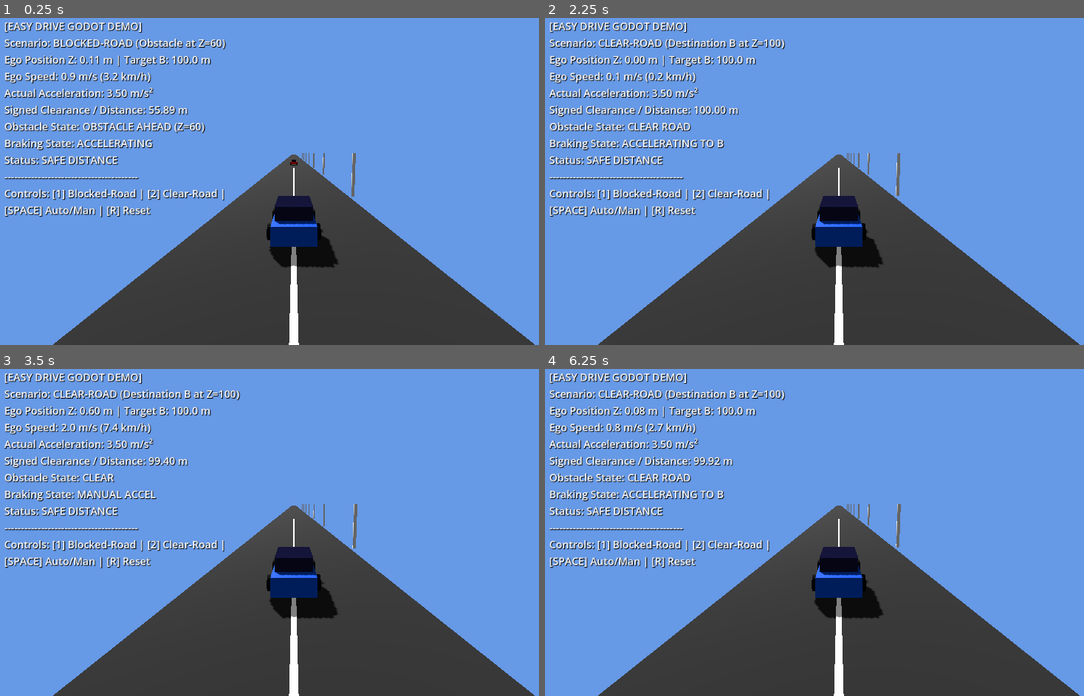
Above: before the commit, frames 1-4 (two rows, left to right).
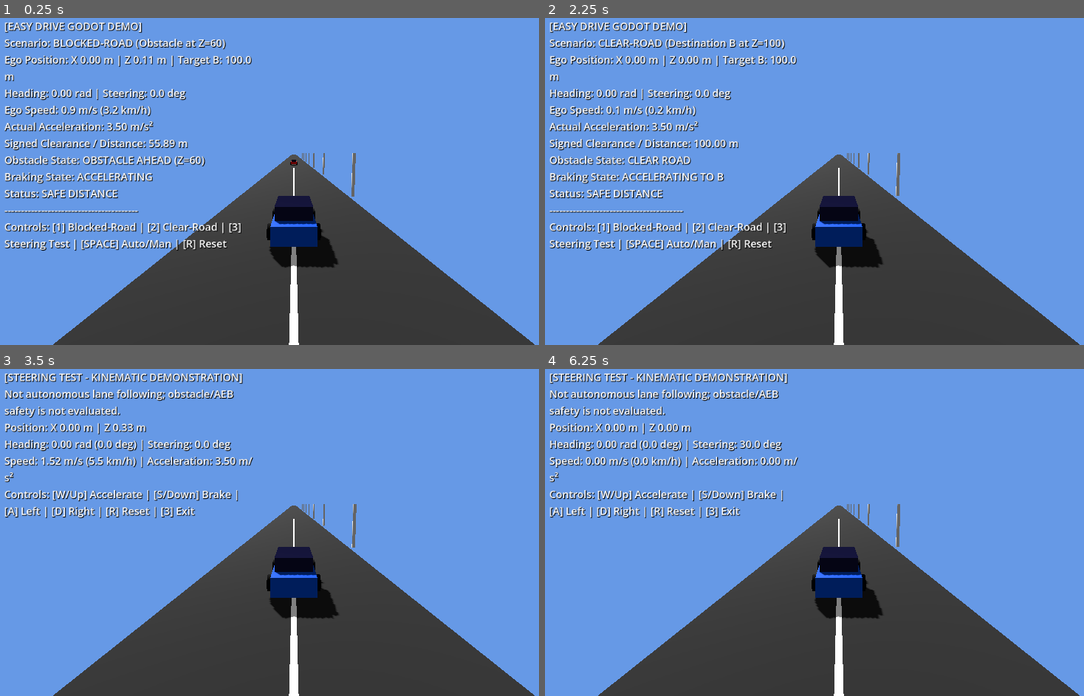
Above: after the commit, the same moments.

Repository: Olohuntele/easy-drive-godot-demo
Game: Godot game, scene res://scenes/main.tscn
The game is run twice, just before and just after one commit, with the same random seed, the same clock (stepped at 60 frames per second) and the same inputs.
Inputs:
- Up to frame 1 (0.25 s): no input
- Up to frame 2 (2.25 s): tap Enter (ui_accept) at 0.5, 0.77, 1.52, 2 s; hold D 0.53-1.28 s; hold 3 0.53-1.28 s; tap 1 at 0.8, 1.35 s; hold Down (ui_down) 1.28-2.03 s; tap 2 at 1.55 s; hold D from 2.03 s (still down); hold 2 from 2.03 s (still down)
- Up to frame 3 (3.5 s): tap R at 2.3, 2.85 s; tap Enter (ui_accept) at 2.75, 3.02 s; release D at 2.78 s; release 2 at 2.78 s; hold Up (ui_up) from 2.78 s (still down); tap 3 at 3.05 s
- Up to frame 4 (6.25 s): release Up (ui_up) at 3.53 s; hold 3 3.53-4.28 s; hold A 3.53-5.03 s; tap Enter (ui_accept) at 3.77, 4.25, 4.52, 5, 5.75, 6.02 s; tap 1 at 3.8, 4.35 s; tap 2 at 4.55 s; hold Down (ui_down) 5.03-5.78 s; hold 2 5.03-5.78 s; tap R at 5.3, 5.85 s; hold D from 5.78 s (still down); tap 3 at 6.05 s

The runs differ from the first frame. In frame 1, 7.9% of the frame differs, in the area x 0-47%, y 11-72%; in frame 2, 7.6%; in frame 3, 8.2%; in frame 4, 8.3%, in the area x 0-67%, y 1-77%.

Commit message:
Add kinematic steering and 2D vehicle dynamics
Co-authored-by: Copilot <223556219+Copilot@users.noreply.github.com>

Diff:
--- a/scripts/simulation.gd
+++ b/scripts/simulation.gd
@@ -13,6 +13,8 @@
 var target_b: float = 100.0
 var scenario_blocked_road: bool = true
 var auto_drive: bool = true
+var steering_test_mode: bool = false
+var key3_pressed_last_frame: bool = false
 var ego_length: float = 4.0
 var lead_length: float = 4.0
 
@@ -29,25 +31,31 @@
 
 func reset_simulation() -> void:
     vehicle_dynamics.reset()
+    if lead_car:
+        lead_car.visible = scenario_blocked_road && not steering_test_mode
     if scenario_blocked_road:
         lead_pos = 60.0
         lead_speed = 0.0
-        if lead_car:
-            lead_car.visible = true
     else:
         lead_pos = 999.0
         lead_speed = 0.0
-        if lead_car:
-            lead_car.visible = false
 
 func _physics_process(delta: float) -> void:
-    # --- 1. Keyboard Controls & Scenario Switching ---
+    # --- 1. Keyboard Controls & Mode Selection ---
     if Input.is_key_pressed(KEY_1):
+        steering_test_mode = false
         scenario_blocked_road = true
         reset_simulation()
     elif Input.is_key_pressed(KEY_2):
+        steering_test_mode = false
         scenario_blocked_road = false
         reset_simulation()
+
+    var key3_current: bool = Input.is_key_pressed(KEY_3)
+    if key3_current && not key3_pressed_last_frame:
+        steering_test_mode = not steering_test_mode
+        reset_simulation()
+    key3_pressed_last_frame = key3_current
 
     if Input.is_action_just_pressed("ui_accept") or Input.is_key_pressed(KEY_SPACE):
         auto_drive = !auto_drive
@@ -55,122 +63,153 @@
     if Input.is_key_pressed(KEY_R):
         reset_simulation()
 
-    var ego_pos: float = vehicle_dynamics.position_m
+    var ego_pos: float = vehicle_dynamics.position_z_m
     var ego_speed: float = vehicle_dynamics.speed_mps
-
-    var manual_input: float = 0.0
-    if Input.is_action_pressed("ui_up") or Input.is_key_pressed(KEY_W):
-        manual_input = 1.0
-    elif Input.is_action_pressed("ui_down") or Input.is_key_pressed(KEY_S):
-        manual_input = -1.0
-
-    # --- 2. Autonomous Control Calculation ---
     var requested_acceleration: float = 0.0
+    var requested_steering: float = 0.0
     var braking_state: String = "COASTING"
     var obstacle_state_str: String = "CLEAR"
 
-    if auto_drive && manual_input == 0.0:
-        if scenario_blocked_road:
-            # Blocked Road Scenario: Obstacle at Z=60
-            var lead_rear: float = lead_pos - lead_length / 2.0
-            var ego_front: float = ego_pos + ego_length / 2.0
-            var bumper_sep: float = lead_rear - ego_front
-
-            var braking_dist: float = (ego_speed * ego_speed) / (2.0 * ego_max_brake) + 2.5 + ego_speed * delta
-
-            if bumper_sep <= braking_dist || ego_pos >= lead_pos - 12.0:
-                requested_acceleration = -ego_max_brake
-                braking_state = "AEB / PLANNED BRAKING"
-                obstacle_state_str = "OBSTACLE DETECTED (APPROACHING)"
-            elif ego_speed < ego_max_speed:
-                requested_acceleration = ego_max_accel
-                braking_state = "ACCELERATING"
-                obstacle_state_str = "OBSTACLE AHEAD (Z=60)"
-            else:
-                requested_acceleration = 0.0
-                braking_state = "CRUISING"
-                obstacle_state_str = "OBSTACLE AHEAD (Z=60)"
+    if steering_test_mode:
+        # Manual kinematic demonstration only; no obstacle or AEB evaluation.
+        if Input.is_action_pressed("ui_up") or Input.is_key_pressed(KEY_W):
+            requested_acceleration = ego_max_accel
+            braking_state = "MANUAL ACCEL"
+        elif Input.is_action_pressed("ui_down") or Input.is_key_pressed(KEY_S):
+            requested_acceleration = -ego_max_brake
+            braking_state = "MANUAL BRAKE"
+
+        if Input.is_key_pressed(KEY_A):
+            requested_steering = -vehicle_dynamics.steering_limit_rad
+        elif Input.is_key_pressed(KEY_D):
+            requested_steering = vehicle_dynamics.steering_limit_rad
+        obstacle_state_str = "NOT EVALUATED"
+    else:
+        var manual_input: float = 0.0
+        if Input.is_action_pressed("ui_up") or Input.is_key_pressed(KEY_W):
+            manual_input = 1.0
+        elif Input.is_action_pressed("ui_down") or Input.is_key_pressed(KEY_S):
+            manual_input = -1.0
+
+        # --- 2. Existing Straight-Line Autonomous Control ---
+        if auto_drive && manual_input == 0.0:
+            if scenario_blocked_road:
+                # Blocked Road Scenario: Obstacle at Z=60
+                var lead_rear: float = lead_pos - lead_length / 2.0
+                var ego_front: float = ego_pos + ego_length / 2.0
+                var bumper_sep: float = lead_rear - ego_front
+
+                var braking_dist: float = (ego_speed * ego_speed) / (2.0 * ego_max_brake) + 2.5 + ego_speed * delta
+
+                if bumper_sep <= braking_dist || ego_pos >= lead_pos - 12.0:
+                    requested_acceleration = -ego_max_brake
+                    braking_state = "AEB / PLANNED BRAKING"
+                    obstacle_state_str = "OBSTACLE DETECTED (APPROACHING)"
+                elif ego_speed < ego_max_speed:
+                    requested_acceleration = ego_max_accel
+                    braking_state = "ACCELERATING"
+                    obstacle_state_str = "OBSTACLE AHEAD (Z=60)"
+                else:
+                    obstacle_state_str = "OBSTACLE AHEAD (Z=60)"
+            else:
+                # Clear Road Scenario: Stop at Point B (Z=100)
+                var dist_to_b: float = target_b - ego_pos
+                var braking_dist: float = (ego_speed * ego_speed) / (2.0 * ego_max_brake) + ego_speed * delta
+
+                if dist_to_b <= braking_dist + 1.0 || ego_pos >= target_b:
+                    requested_acceleration = -ego_max_brake
+                    braking_state = "STOPPING AT DESTINATION B"
+                    obstacle_state_str = "CLEAR ROAD"
+                elif ego_speed < ego_max_speed:
+                    requested_acceleration = ego_max_accel
+                    braking_state = "ACCELERATING TO B"
+                    obstacle_state_str = "CLEAR ROAD"
+                else:
+                    obstacle_state_str = "CLEAR ROAD"
         else:
-            # Clear Road Scenario: Stop at Point B (Z=100)
-            var dist_to_b: float = target_b - ego_pos
-            var braking_dist: float = (ego_speed * ego_speed) / (2.0 * ego_max_brake) + ego_speed * delta
-
-            if dist_to_b <= braking_dist + 1.0 || ego_pos >= target_b:
-                requested_acceleration = -ego_max_brake
-                braking_state = "STOPPING AT DESTINATION B"
-                obstacle_state_str = "CLEAR ROAD"
-            elif ego_speed < ego_max_speed:
-                requested_acceleration = ego_max_accel
-                braking_state = "ACCELERATING TO B"
-                obstacle_state_str = "CLEAR ROAD"
-            else:
-                requested_acceleration = 0.0
-                braking_state = "CRUISING TO B"
-                obstacle_state_str = "CLEAR ROAD"
-    else:
-        # Manual Input Override
-        if manual_input > 0.0:
-            requested_acceleration = manual_input * ego_max_accel
-            braking_state = "MANUAL ACCEL"
-        elif manual_input < 0.0:
-            requested_acceleration = manual_input * ego_max_brake
-            braking_state = "MANUAL BRAKE"
-        else:
-            requested_acceleration = -0.5
-            braking_state = "COASTING"
-
-    vehicle_dynamics.step(requested_acceleration, delta)
-    if scenario_blocked_road:
+            # Manual Input Override
+            if manual_input > 0.0:
+                requested_acceleration = manual_input * ego_max_accel
+                braking_state = "MANUAL ACCEL"
+            elif manual_input < 0.0:
+                requested_acceleration = manual_input * ego_max_brake
+                braking_state = "MANUAL BRAKE"
+            else:
+                requested_acceleration = -0.5
+
+    vehicle_dynamics.step(requested_acceleration, delta, requested_steering)
+    if scenario_blocked_road && not steering_test_mode:
         lead_pos += lead_speed * delta
 
-    var state_position: float = vehicle_dynamics.position_m
+    var state_x: float = vehicle_dynamics.position_x_m
+    var state_z: float = vehicle_dynamics.position_z_m
+    var state_heading: float = vehicle_dynamics.heading_rad
     var state_speed: float = vehicle_dynamics.speed_mps
     var state_acceleration: float = vehicle_dynamics.actual_acceleration_mps2
-
-    # --- 3. Update 3D Transforms ---
+    var state_steering: float = vehicle_dynamics.steering_rad
+    var ego_position: Vector3 = Vector3(state_x, 0.4, state_z)
+    var forward: Vector3 = Vector3(sin(state_heading), 0.0, cos(state_heading))
+
+    # --- 3. Render From Authoritative Vehicle State ---
     if ego_car:
-        ego_car.position = Vector3(0.0, 0.4, state_position)
-    if lead_car and scenario_blocked_road:
+        ego_car.position = ego_position
+        ego_car.rotation.y = state_heading
+    if lead_car && scenario_blocked_road && not steering_test_mode:
         lead_car.position = Vector3(0.0, 0.4, lead_pos)
 
-    # Follow camera
     if follow_camera:
-        follow_camera.position = Vector3(0.0, 4.0, state_position - 10.0)
-        follow_camera.look_at(Vector3(0.0, 1.0, state_position + 15.0), Vector3.UP)
-
-    # --- 4. Bumper-to-Bumper Clearance Calculation ---
+        follow_camera.position = ego_position + Vector3.UP * 3.6 - forward * 10.0
+        follow_camera.look_at(ego_position + Vector3.UP * 0.6 + forward * 15.0, Vector3.UP)
+
+    # --- 4. Straight-Scenario Clearance and Status ---
     var raw_bumper_sep: float = 0.0
-    if scenario_blocked_road:
-        var lead_rear: float = lead_pos - lead_length / 2.0
-        var ego_front: float = state_position + ego_length / 2.0
-        raw_bumper_sep = lead_rear - ego_front
+    var contact_status: String
+    if steering_test_mode:
+        contact_status = "NOT EVALUATED"
     else:
-        raw_bumper_sep = target_b - state_position
-
-    var contact_status = "SAFE DISTANCE"
-    if scenario_blocked_road:
-        if raw_bumper_sep <= 0.0:
-            contact_status = "!! CONTACT / COLLISION DETECTED !!"
-        elif raw_bumper_sep < 2.0:
-            contact_status = "! WARNING: CLEARANCE < 2.0m !"
-        elif state_speed == 0.0 && state_position > 10.0:
-            contact_status = "SUCCESS: STOPPED SAFELY (CL >= 2.0m)"
-    else:
-        if state_speed == 0.0 && state_position >= 98.0:
-            contact_status = "SUCCESS: STOPPED AT POINT B (Z=100)"
-
-    # --- 5. HUD Update ---
-    var scenario_name = "BLOCKED-ROAD (Obstacle at Z=60)" if scenario_blocked_road else "CLEAR-ROAD (Destination B at Z=100)"
-
+        if scenario_blocked_road:
+            var lead_rear: float = lead_pos - lead_length / 2.0
+            var ego_front: float = state_z + ego_length / 2.0
+            raw_bumper_sep = lead_rear - ego_front
+            if raw_bumper_sep <= 0.0:
+                contact_status = "!! CONTACT / COLLISION DETECTED !!"
+            elif raw_bumper_sep < 2.0:
+                contact_status = "! WARNING: CLEARANCE < 2.0m !"
+            elif state_speed == 0.0 && state_z > 10.0:
+                contact_status = "SUCCESS: STOPPED SAFELY (CL >= 2.0m)"
+            else:
+                contact_status = "SAFE DISTANCE"
+        else:
+            raw_bumper_sep = target_b - state_z
+            if state_speed == 0.0 && state_z >= 98.0:
+                contact_status = "SUCCESS: STOPPED AT POINT B (Z=100)"
+            else:
+                contact_status = "SAFE DISTANCE"
+
+    # --- 5. HUD ---
     if hud_label:
-        hud_label.text = "[EASY DRIVE GODOT DEMO]\n" + \
-            "Scenario: %s\n" % [scenario_name] + \
-            "Ego Position Z: %.2f m | Target B: %.1f m\n" % [state_position, target_b] + \
-            "Ego Speed: %.1f m/s (%.1f km/h)\n" % [state_speed, state_speed * 3.6] + \
-            "Actual Acceleration: %.2f m/s²\n" % [state_acceleration] + \
-            "Signed Clearance / Distance: %.2f m\n" % [raw_bumper_sep] + \
-            "Obstacle State: %s\n" % [obstacle_state_str] + \
-            "Braking State: %s\n" % [braking_state] + \
-            "Status: %s\n" % [contact_status] + \
-            "----------------------------------------\n" + \
-            "Controls: [1] Blocked-Road | [2] Clear-Road | [SPACE] Auto/Man | [R] Reset"
+        if steering_test_mode:
+            hud_label.text = "[STEERING TEST - KINEMATIC DEMONSTRATION]\n" + \
+                "Not autonomous lane following; obstacle/AEB safety is not evaluated.\n" + \
+                "Position: X %.2f m | Z %.2f m\n" % [state_x, state_z] + \
+                "Heading: %.2f rad (%.1f deg) | Steering: %.1f deg\n" % [
+                    state_heading, rad_to_deg(state_heading), rad_to_deg(state_steering)
+                ] + \
+                "Speed: %.2f m/s (%.1f km/h) | Acceleration: %.2f m/s²\n" % [
+                    state_speed, state_speed * 3.6, state_acceleration
+                ] + \
+                "Controls: [W/Up] Accelerate | [S/Down] Brake | [A] Left | [D] Right | [R] Reset | [3] Exit"
+        else:
+            var scenario_name: String = "BLOCKED-ROAD (Obstacle at Z=60)" if scenario_blocked_road else "CLEAR-ROAD (Destination B at Z=100)"
+            hud_label.text = "[EASY DRIVE GODOT DEMO]\n" + \
+                "Scenario: %s\n" % [scenario_name] + \
+                "Ego Position: X %.2f m | Z %.2f m | Target B: %.1f m\n" % [state_x, state_z, target_b] + \
+                "Heading: %.2f rad | Steering: %.1f deg\n" % [state_heading, rad_to_deg(state_steering)] + \
+                "Ego Speed: %.1f m/s (%.1f km/h)\n" % [state_speed, state_speed * 3.6] + \
+                "Actual Acceleration: %.2f m/s²\n" % [state_acceleration] + \
+                "Signed Clearance / Distance: %.2f m\n" % [raw_bumper_sep] + \
+                "Obstacle State: %s\n" % [obstacle_state_str] + \
+                "Braking State: %s\n" % [braking_state] + \
+                "Status: %s\n" % [contact_status] + \
+                "----------------------------------------\n" + \
+                "Controls: [1] Blocked-Road | [2] Clear-Road | [3] Steering Test | [SPACE] Auto/Man | [R] Reset"
--- a/scripts/vehicle_dynamics.gd
+++ b/scripts/vehicle_dynamics.gd
@@ -3,10 +3,24 @@
 var max_acceleration: float = 3.5
 var max_braking: float = 6.0
 var max_speed: float = 10.0
+var wheelbase_m: float = 2.5
+var steering_limit_rad: float = deg_to_rad(30.0)
+
+var position_x_m: float:
+    get:
+        return _position_x_m
+
+var position_z_m: float:
+    get:
+        return _position_z_m
 
 var position_m: float:
     get:
-        return _position_m
+        return _position_z_m
+
+var heading_rad: float:
+    get:
+        return _heading_rad
 
 var speed_mps: float:
     get:
@@ -16,23 +30,47 @@
     get:
         return _actual_acceleration_mps2
 
-var _position_m: float = 0.0
+var steering_rad: float:
+    get:
+        return _steering_rad
+
+var _position_x_m: float = 0.0
+var _position_z_m: float = 0.0
+var _heading_rad: float = 0.0
 var _speed_mps: float = 0.0
 var _actual_acceleration_mps2: float = 0.0
+var _steering_rad: float = 0.0
 
-func reset(initial_position: float = 0.0, initial_speed: float = 0.0) -> void:
-    _position_m = initial_position
-    _speed_mps = clampf(initial_speed, 0.0, max_speed)
+func reset(
+    initial_position_z_m: float = 0.0,
+    initial_speed_mps: float = 0.0,
+    initial_position_x_m: float = 0.0,
+    initial_heading_rad: float = 0.0,
+    initial_steering_rad: float = 0.0
+) -> void:
+    _position_x_m = initial_position_x_m
+    _position_z_m = initial_position_z_m
+    _heading_rad = initial_heading_rad
+    _speed_mps = clampf(initial_speed_mps, 0.0, max_speed)
     _actual_acceleration_mps2 = 0.0
+    _steering_rad = clampf(initial_steering_rad, -steering_limit_rad, steering_limit_rad)
 
-func step(requested_acceleration_mps2: float, delta: float) -> void:
+func step(
+    requested_acceleration_mps2: float,
+    delta: float,
+    requested_steering_rad: float = 0.0
+) -> void:
     if delta <= 0.0:
         push_error("VehicleDynamics.step requires a positive timestep.")
         return
     if max_acceleration < 0.0 || max_braking < 0.0 || max_speed <= 0.0:
-        push_error("VehicleDynamics limits must be non-negative and max_speed must be positive.")
+        push_error("VehicleDynamics acceleration and braking limits must be non-negative and max_speed must be positive.")
+        return
+    if wheelbase_m <= 0.0 || steering_limit_rad < 0.0:
+        push_error("VehicleDynamics wheelbase must be positive and steering_limit_rad must be non-negative.")
         return
 
+    _steering_rad = clampf(requested_steering_rad, -steering_limit_rad, steering_limit_rad)
     var initial_speed: float = _speed_mps
     var acceleration: float = clampf(requested_acceleration_mps2, -max_braking, max_acceleration)
     if (initial_speed >= max_speed && acceleration > 0.0) || (initial_speed <= 0.0 && acceleration < 0.0):
@@ -58,6 +96,18 @@
     else:
         distance_m = initial_speed * delta + 0.5 * acceleration * delta * delta
 
-    _position_m += distance_m
+    # Kinematic bicycle model: curvature = tan(steering) / wheelbase.
+    # Godot yaw is positive toward +X for a vehicle whose local forward is +Z.
+    # Integrating the circular arc exactly keeps motion stable across fixed steps.
+    var curvature: float = tan(_steering_rad) / wheelbase_m
+    var heading_change: float = distance_m * curvature
+    if absf(curvature) < 0.000001:
+        _position_x_m += distance_m * sin(_heading_rad)
+        _position_z_m += distance_m * cos(_heading_rad)
+    else:
+        var final_heading: float = _heading_rad + heading_change
+        _position_x_m += (cos(_heading_rad) - cos(final_heading)) / curvature
+        _position_z_m += (sin(final_heading) - sin(_heading_rad)) / curvature
+    _heading_rad += heading_change
     _speed_mps = final_speed
     _actual_acceleration_mps2 = (_speed_mps - initial_speed) / delta
--- a/tests/test_vehicle_dynamics.gd
+++ b/tests/test_vehicle_dynamics.gd
@@ -3,6 +3,7 @@
 const Dynamics = preload("res://scripts/vehicle_dynamics.gd")
 
 var failures: int = 0
+var assertions: int = 0
 
 func _initialize() -> void:
     call_deferred("_run_tests")
@@ -14,15 +15,23 @@
     _test_zero_acceleration()
     _test_reset()
     _test_fixed_timestep_stability()
+    _test_straight_motion()
+    _test_left_and_right_turn_signs()
+    _test_steering_saturation()
+    _test_zero_speed_steering()
+    _test_braking_while_turning()
+    _test_steering_timestep_stability()
+    _test_full_state_reset()
 
     if failures == 0:
-        print("VehicleDynamics tests passed.")
+        print("VehicleDynamics tests passed: %d assertions." % assertions)
         quit(0)
     else:
-        push_error("%d VehicleDynamics test(s) failed." % failures)
+        push_error("%d of %d VehicleDynamics assertions failed." % [failures, assertions])
         quit(1)
 
 func _expect(condition: bool, message: String) -> void:
+    assertions += 1
     if condition:
         print("PASS: " + message)
     else:
@@ -77,9 +86,89 @@
         _expect(is_equal_approx(result.position_m, reference.position_m), "position is stable at timestep %.6f" % timestep)
         _expect(is_equal_approx(result.speed_mps, reference.speed_mps), "speed is stable at timestep %.6f" % timestep)
 
+func _test_straight_motion() -> void:
+    var dynamics = Dynamics.new()
+    dynamics.reset(0.0, 4.0)
+    dynamics.step(0.0, 1.0, 0.0)
+    _expect(is_equal_approx(dynamics.position_x_m, 0.0), "straight motion keeps X constant")
+    _expect(is_equal_approx(dynamics.position_z_m, 4.0), "straight motion advances along +Z")
+    _expect(is_equal_approx(dynamics.position_m, dynamics.position_z_m), "legacy longitudinal position aliases Z")
+    _expect(is_equal_approx(dynamics.heading_rad, 0.0), "straight motion preserves heading")
+
+func _test_left_and_right_turn_signs() -> void:
+    var left = Dynamics.new()
+    left.reset(0.0, 4.0)
+    left.step(0.0, 1.0, -deg_to_rad(20.0))
+    _expect(left.position_x_m < 0.0, "negative steering turns toward -X")
+    _expect(left.heading_rad < 0.0, "negative steering produces negative heading")
+
+    var right = Dynamics.new()
+    right.reset(0.0, 4.0)
+    right.step(0.0, 1.0, deg_to_rad(20.0))
+    _expect(right.position_x_m > 0.0, "positive steering turns toward +X")
+    _expect(right.heading_rad > 0.0, "positive steering produces positive heading")
+
+func _test_steering_saturation() -> void:
+    var dynamics = Dynamics.new()
+    dynamics.step(0.0, 0.1, deg_to_rad(90.0))
+    _expect(is_equal_approx(dynamics.steering_rad, dynamics.steering_limit_rad), "positive steering saturates at the configured limit")
+    dynamics.step(0.0, 0.1, deg_to_rad(-90.0))
+    _expect(is_equal_approx(dynamics.steering_rad, -dynamics.steering_limit_rad), "negative steering saturates at the configured limit")
+
+func _test_zero_speed_steering() -> void:
+    var dynamics = Dynamics.new()
+    dynamics.step(0.0, 0.5, deg_to_rad(25.0))
+    _expect(is_equal_approx(dynamics.position_x_m, 0.0), "steering at zero speed does not move X")
+    _expect(is_equal_approx(dynamics.position_z_m, 0.0), "steering at zero speed does not move Z")
+    _expect(is_equal_approx(dynamics.heading_rad, 0.0), "steering at zero speed does not rotate the vehicle")
+    _expect(is_equal_approx(dynamics.steering_rad, deg_to_rad(25.0)), "requested steering is represented at zero speed")
+
+func _test_braking_while_turning() -> void:
+    var dynamics = Dynamics.new()
+    dynamics.reset(0.0, 4.0)
+    var steering: float = deg_to_rad(15.0)
+    for i in range(10):
+        dynamics.step(-6.0, 0.1, steering)
+    _expect(is_equal_approx(dynamics.speed_mps, 0.0), "braking while turning stops without reverse")
+    _expect(dynamics.position_x_m > 0.0, "braking while turning follows the +X arc")
+    _expect(dynamics.heading_rad > 0.0, "heading changes while the vehicle is moving under braking")
+    var stopped_position: Vector2 = Vector2(dynamics.position_x_m, dynamics.position_z_m)
+    var stopped_heading: float = dynamics.heading_rad
+    dynamics.step(-6.0, 0.1, steering)
+    _expect(is_equal_approx(dynamics.position_x_m, stopped_position.x), "stopped vehicle does not continue moving laterally")
+    _expect(is_equal_approx(dynamics.position_z_m, stopped_position.y), "stopped vehicle does not continue moving longitudinally")
+    _expect(is_equal_approx(dynamics.heading_rad, stopped_heading), "stopped vehicle does not continue turning")
+
+func _test_steering_timestep_stability() -> void:
+    var reference = _run_turn_for_two_seconds(1.0 / 30.0)
+    for timestep in [1.0 / 60.0, 1.0 / 120.0]:
+        var result = _run_turn_for_two_seconds(timestep)
+        _expect(absf(result.position_x_m - reference.position_x_m) <= 0.0001, "X position is stable at timestep %.6f" % timestep)
+        _expect(absf(result.position_z_m - reference.position_z_m) <= 0.0001, "Z position is stable at timestep %.6f" % timestep)
+        _expect(absf(result.heading_rad - reference.heading_rad) <= 0.0001, "heading is stable at timestep %.6f" % timestep)
+
+func _test_full_state_reset() -> void:
+    var dynamics = Dynamics.new()
+    dynamics.step(2.0, 0.5, deg_to_rad(10.0))
+    dynamics.reset(12.0, 4.0, -3.0, deg_to_rad(20.0), deg_to_rad(-5.0))
+    _expect(is_equal_approx(dynamics.position_x_m, -3.0), "reset restores X position")
+    _expect(is_equal_approx(dynamics.position_z_m, 12.0), "reset restores Z position")
+    _expect(is_equal_approx(dynamics.speed_mps, 4.0), "reset restores speed")
+    _expect(is_equal_approx(dynamics.heading_rad, deg_to_rad(20.0)), "reset restores heading")
+    _expect(is_equal_approx(dynamics.steering_rad, deg_to_rad(-5.0)), "reset restores steering")
+    _expect(is_equal_approx(dynamics.actual_acceleration_mps2, 0.0), "reset clears actual acceleration")
+
 func _run_acceleration_for_two_seconds(timestep: float):
     var dynamics = Dynamics.new()
     var step_count: int = roundi(2.0 / timestep)
     for i in range(step_count):
         dynamics.step(2.0, timestep)
     return dynamics
+
+func _run_turn_for_two_seconds(timestep: float):
+    var dynamics = Dynamics.new()
+    dynamics.reset(0.0, 2.0)
+    var step_count: int = roundi(2.0 / timestep)
+    for i in range(step_count):
+        dynamics.step(1.0, timestep, deg_to_rad(20.0))
+    return dynamics
